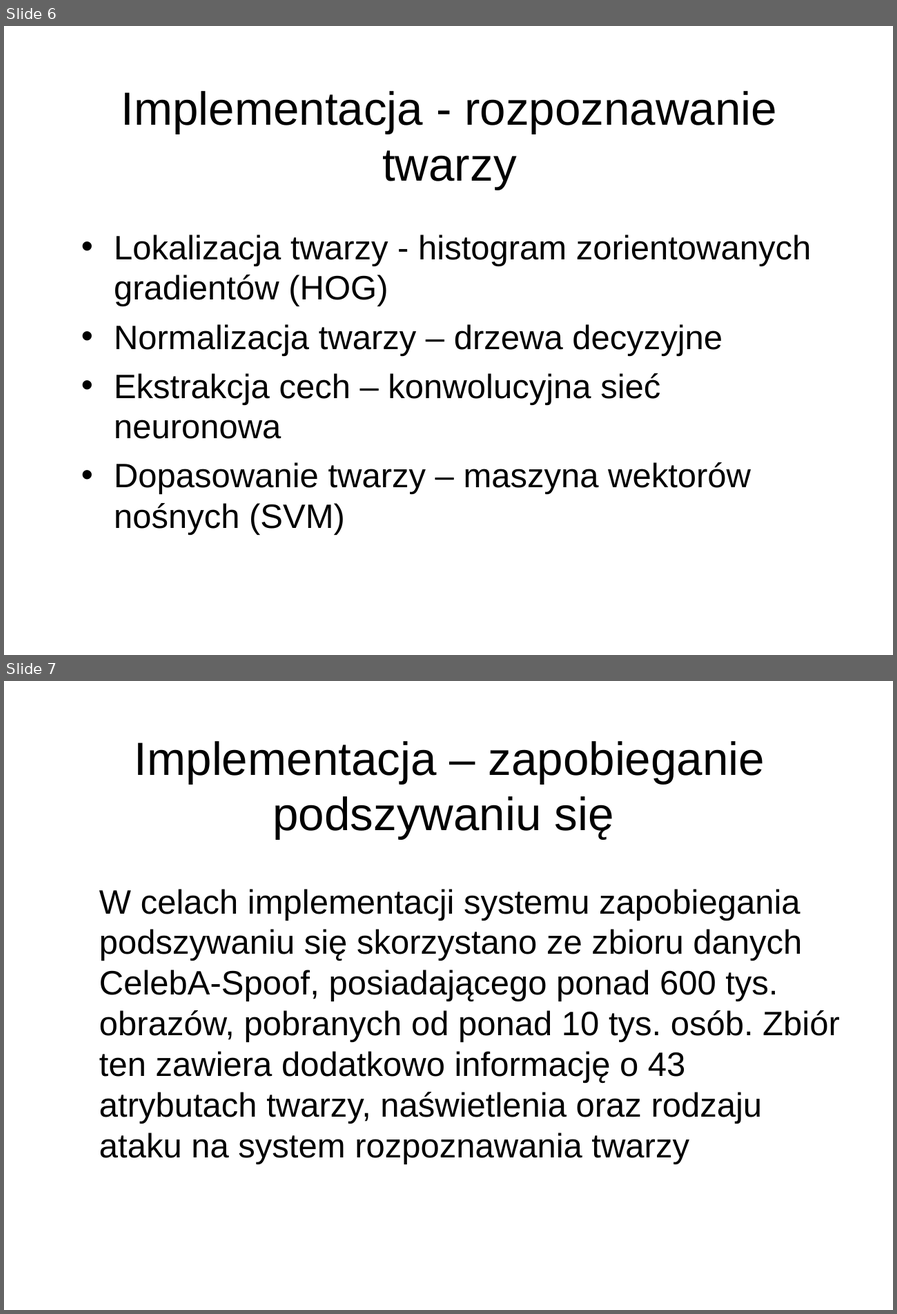
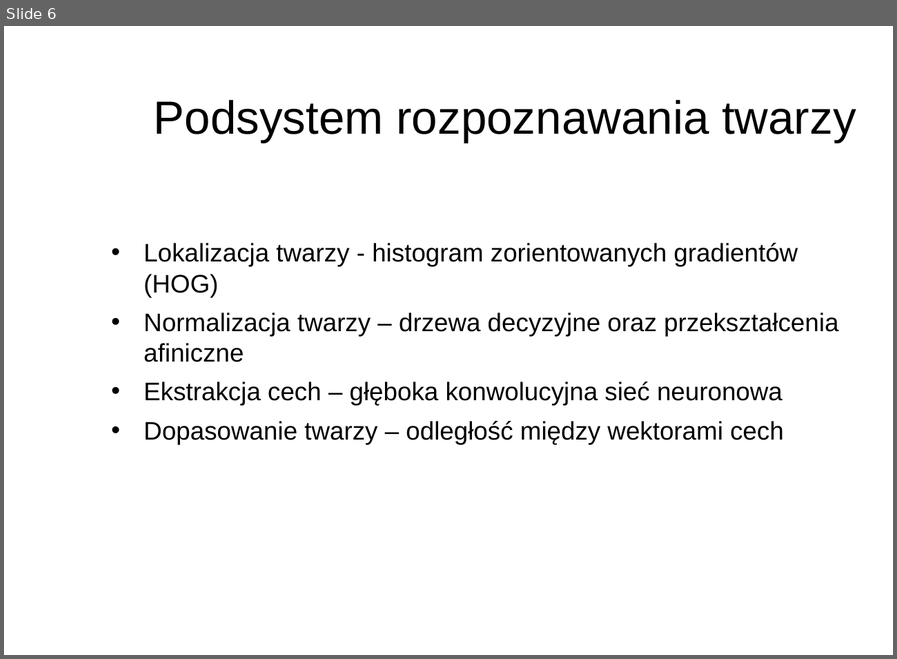
Before and after one commit to piMateusz/AntiSpoofingFaceRecognitionSystem, a slide deck: documents/MP_prezentacja.ppt. Shown one above the other, each under a label of ours: slides 6 and 7 before the commit, slide 6 after it. The pictures are 897x1314 and 897x659 pixels, drawn with LibreOffice and Linux fonts; fonts in the diff are those of the drawing; background and template pictures are left out. Boxes give left, top, right and bottom in pixels: in the first picture for what was removed or moved away, otherwise in the second. Text is boxed around its words. In the diff, an @@ line names an element or a change of style, - is before the commit and + after.

```diff
--- a/documents/MP_prezentacja.ppt
+++ b/documents/MP_prezentacja.ppt
@@ slide 7 removed at box(4, 681, 893, 1310), background picture (left out) @@
@@ title removed at box(134, 741, 764, 839) @@
-Implementacja – zapobieganie podszywaniu się
@@ text removed at box(99, 889, 840, 1164) @@
-W celach implementacji systemu zapobiegania podszywaniu się skorzystano ze zbioru danych CelebA-Spoof, posiadającego ponad 600 tys. obrazów, pobranych od ponad 10 tys. osób. Zbiór ten zawiera dodatkowo informację o 43 atrybutach twarzy, naświetlenia oraz rodzaju ataku na system rozpoznawania twarzy
@@ slide 6 changed as well @@
@@ title at box(154, 100, 856, 143): text changed @@
-Implementacja - rozpoznawanie twarzy
+Podsystem rozpoznawania twarzy
@@ text "Lokalizacja twarzy - histogram zorientowanych ...": place and size @@
-text "Lokalizacja twarzy - histogram zorientowanych ..." at box(114, 234, 811, 535)
+text "Lokalizacja twarzy - histogram zorientowanych ..." at box(143, 243, 838, 444)
@@ text at box(143, 243, 797, 297): size 32 to 24 pt in "Lokalizacja twarzy - histogram zorientowanych gradientów (HO ..." @@
@@ text at box(143, 312, 838, 444): text changed; size 32 to 24 pt @@
-• Normalizacja twarzy – drzewa decyzyjne
-• Ekstrakcja cech – konwolucyjna sieć neuronowa
-• Dopasowanie twarzy – maszyna wektorów nośnych (SVM)
+• Normalizacja twarzy – drzewa decyzyjne oraz przekształcenia afiniczne
+• Ekstrakcja cech – głęboka konwolucyjna sieć neuronowa
+• Dopasowanie twarzy – odległość między wektorami cech
```
Also in this commit, not shown: 5 other slides changed, 7 slides added, 3 other slides removed, 35 other files.
